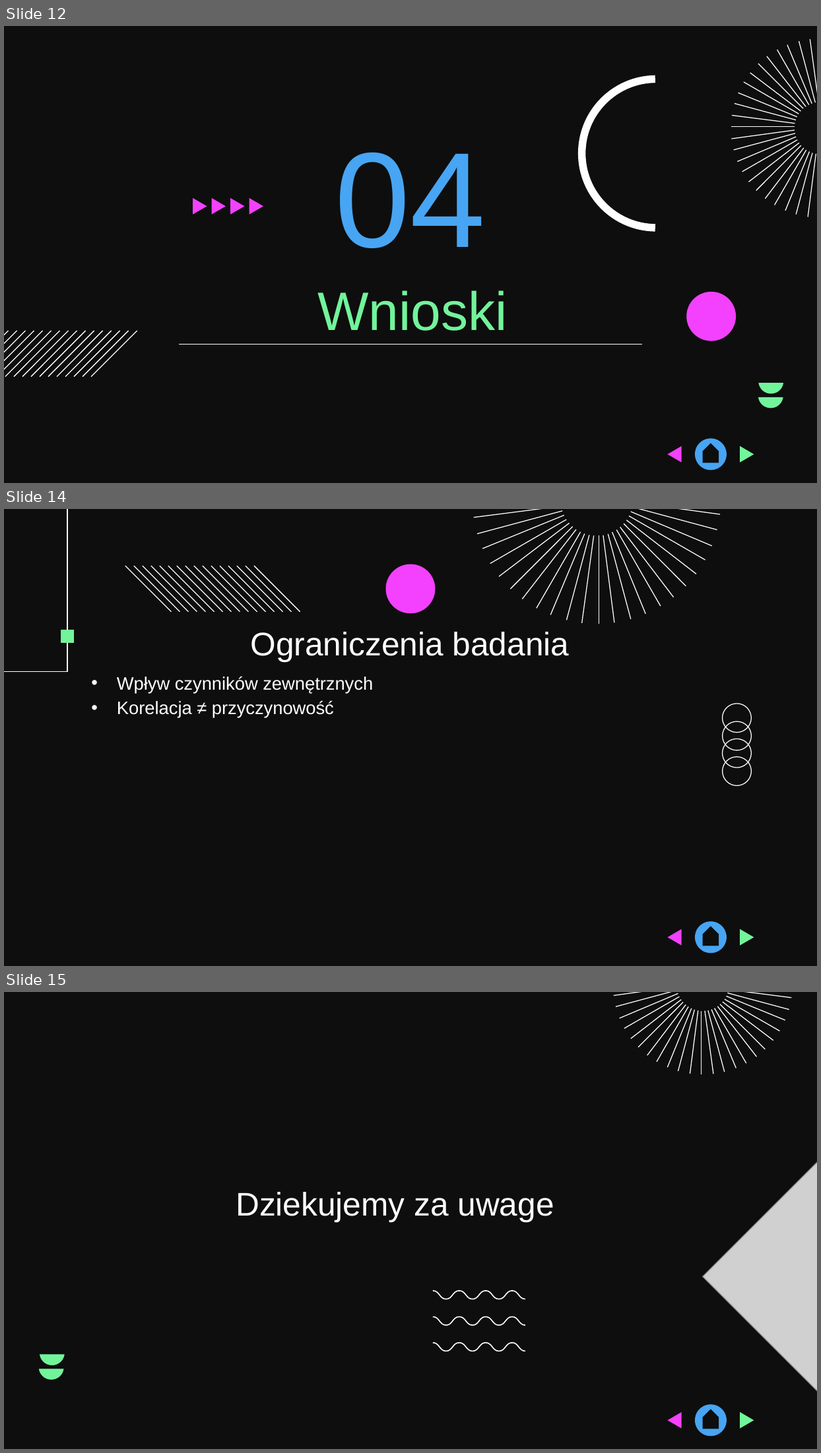
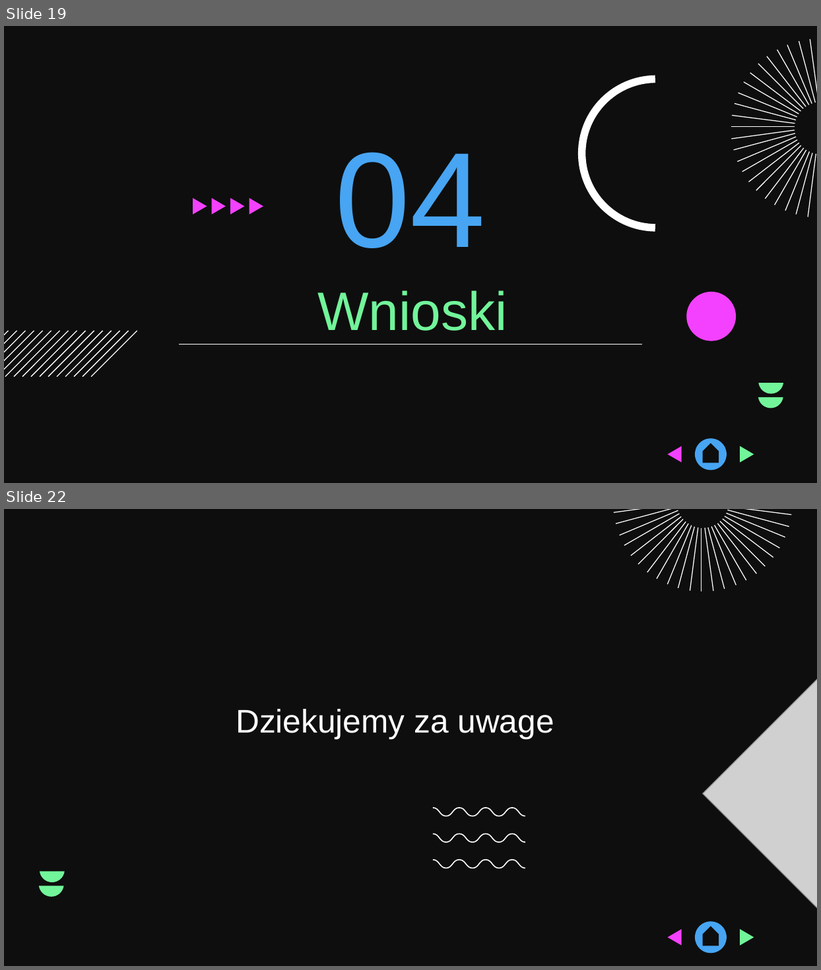
Before and after one commit to CyprianWo/AnalizaDanych-Projekt, a slide deck: Prezentacja_v2.pptx. Shown one above the other, each under a label of ours: slides 12, 14 and 15 before the commit, slides 19 and 22 after it; the slides between them are not shown. The pictures are 821x1453 and 821x970 pixels, drawn with LibreOffice and Linux fonts; fonts in the diff are those of the drawing; grey boxes stand for pictures; background and template pictures are left out. Boxes give left, top, right and bottom in pixels: in the first picture for what was removed or moved away, otherwise in the second. Text is boxed around its words. In the diff, an @@ line names an element or a change of style, - is before the commit and + after.

```diff
--- a/Prezentacja_v2.pptx
+++ b/Prezentacja_v2.pptx
@@ slide 14 removed at (x1=4, y1=509, x2=817, y2=966), background picture (left out) @@
@@ freeform shape removed at (x1=4, y1=509, x2=67, y2=671) @@
@@ group removed at (x1=474, y1=509, x2=719, y2=624): 23 freeform shapes @@
@@ group removed at (x1=125, y1=566, x2=301, y2=612): 16 freeform shapes @@
@@ freeform shape removed at (x1=386, y1=564, x2=436, y2=614) @@
@@ freeform shape removed at (x1=61, y1=630, x2=74, y2=643) @@
@@ title removed at (x1=251, y1=632, x2=570, y2=662) @@
-Ograniczenia badania
@@ subtitle removed at (x1=117, y1=677, x2=373, y2=718) @@
-• Wpływ czynników zewnętrznych
-• Korelacja ≠ przyczynowość
@@ group removed at (x1=721, y1=702, x2=753, y2=787): 4 freeform shapes @@
@@ ellipse removed at (x1=695, y1=922, x2=727, y2=954) @@
@@ freeform shape removed at (x1=667, y1=929, x2=681, y2=946) @@
@@ pentagon arrow removed at (x1=702, y1=927, x2=719, y2=947) @@
@@ freeform shape removed at (x1=740, y1=929, x2=754, y2=946) @@
@@ what was slide 12 is now slide 19 @@
@@ what was slide 15 is now slide 22 @@
```
Also in this commit, not shown: 5 slides changed, 9 slides added, 1 other slide removed.
